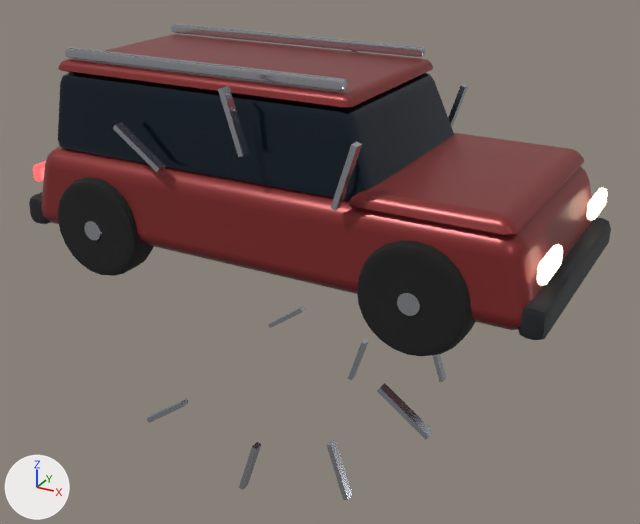
What one commit did to the glTF model SeatAtTheTable/public/assets/world/vehicles/wagon.glb.
The view is the same before and after, from a camera (50 mm lens) standing at (25.8, -45.5, 23.3) and looking at (0.6, 0.2, 0.4). The axes (+X, +Y, +Z) are drawn at lower left. The lights are the same throughout. The first picture is the older version. Where no turn or scale is listed for an object, it has been applied to the vertices. Vertices at exactly the same position are counted once.

Script lines for the objects in view, before the commit:
```python
me_cabin = bpy.data.meshes.new('cabin')
me_cabin.from_pydata(...)  # 56 vertices, 108 faces; spans x -10.9..10.9, y -6.6..6.6, z -2.4..2.4
me_cabin.materials.append(mat_glass)  # dark blue #1c2733
me_cylinder_001 = bpy.data.meshes.new('Cylinder.001')
me_cylinder_001.from_pydata(...)  # 68 vertices, 112 faces; spans x -10.0..10.0, y -0.4..0.4, z -8.2..8.2
me_cylinder_001.materials.append(mat_chrome)  # light grey #c7cad1
me_cylinder_003 = bpy.data.meshes.new('Cylinder.003')
me_cylinder_003.from_pydata(...)  # 68 vertices, 112 faces; spans x -10.0..10.0, y -0.4..0.4, z -8.2..8.2
me_cylinder_003.materials.append(mat_chrome)  # light grey #c7cad1
me_cylinder_005 = bpy.data.meshes.new('Cylinder.005')
me_cylinder_005.from_pydata(...)  # 68 vertices, 112 faces; spans x -12.4..12.4, y -0.4..0.4, z -5.3..5.3
me_cylinder_005.materials.append(mat_chrome)  # light grey #c7cad1
me_cylinder_007 = bpy.data.meshes.new('Cylinder.007')
me_cylinder_007.from_pydata(...)  # 68 vertices, 112 faces; spans x -12.4..12.4, y -0.4..0.4, z -5.3..5.3
me_cylinder_007.materials.append(mat_chrome)  # light grey #c7cad1
ob_part_glass = bpy.data.objects.new('part-glass', me_cabin)
ob_part_glass.location = (-3.71, 0.0, 9.8)
ob_wheel__10_1_hub = bpy.data.objects.new('wheel-+10-1-hub', me_cylinder_003)
ob_wheel__10_1_hub.location = (2.04, 7.55, -4.32)
ob_wheel__10__1_hub = bpy.data.objects.new('wheel-+10--1-hub', me_cylinder_001)
ob_wheel__10__1_hub.location = (2.04, -7.55, -4.32)
ob_wheel__11_1_hub = bpy.data.objects.new('wheel--11-1-hub', me_cylinder_007)
ob_wheel__11_1_hub.location = (-0.22, 7.55, 7.8)
ob_wheel__11__1_hub = bpy.data.objects.new('wheel--11--1-hub', me_cylinder_005)
ob_wheel__11__1_hub.location = (-0.22, -7.55, 7.8)
# also in view: 'part-chrome' at (-4.4, 0.0, 13.3); 'part-paint' at (0.0, 0.0, 7.6); 'wheel-+10--1-tyre' at (10.2, -6.6, 3.2); 'wheel--11--1-tyre' at (-10.8, -6.6, 3.2); 'part-trim' at (0.0, 0.0, 3.2)
```
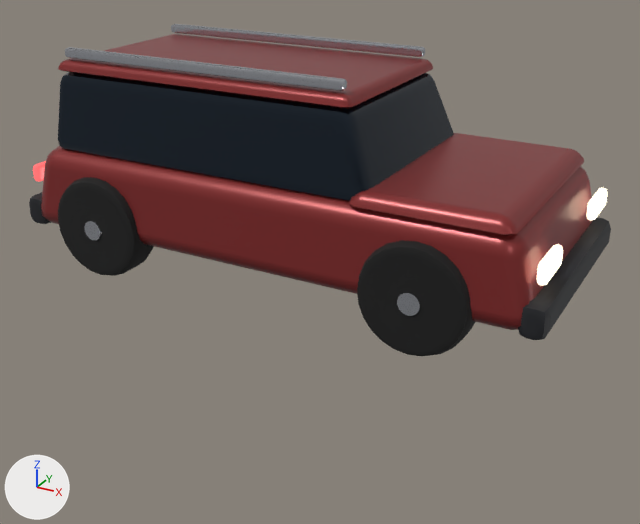
Where the newer file only moved an object's origin or applied its transform, the numbers keep the older frame.

What changed in the scene script:
```text
Change me_cylinder_003:
    used by ob_wheel__10_1_hub; location = (2.04, 7.55, -4.32)
    remove me_cylinder_003.from_pydata(...)  # 68 vertices, 112 faces; spans x -10.0..10.0, y -0.4..0.4, z -8.2..8.2
    add me_cylinder_003.from_pydata(...)  # 68 vertices, 112 faces; spans x 6.3..10.0, y -0.4..0.4, z 5.7..9.3
    me_cylinder_003 part 1: the loose piece of 8 vertices spanning x 3.4..4.9, y -0.3..0.3, z -6.2..-2.6 is moved by (4.0, 0.0, 11.9)
    me_cylinder_003 part 2: the loose piece of 8 vertices spanning x -2.9..-1.4, y -0.3..0.3, z -8.2..-4.6 is moved by (10.3, 0.0, 13.9)
    me_cylinder_003 part 3: the loose piece of 8 vertices spanning x -10.0..-6.8, y -0.3..0.3, z -5.5..-3.1 is moved by (16.6, 0.0, 11.8)
    other edits to the shape of me_cylinder_003 do not show in these pictures
Change me_cylinder_001:
    used by ob_wheel__10__1_hub; location = (2.04, -7.55, -4.32)
    remove me_cylinder_001.from_pydata(...)  # 68 vertices, 112 faces; spans x -10.0..10.0, y -0.4..0.4, z -8.2..8.2
    add me_cylinder_001.from_pydata(...)  # 68 vertices, 112 faces; spans x 6.3..10.0, y -0.4..0.4, z 5.7..9.3
    me_cylinder_001 part 4: the loose piece of 8 vertices spanning x 6.5..9.7, y -0.3..0.3, z -0.3..2.1 is moved by (0.1, 0.0, 6.6)
    me_cylinder_001 part 5: the loose piece of 8 vertices spanning x 3.4..4.9, y -0.3..0.3, z -6.2..-2.6 is moved by (4.0, 0.0, 11.9)
    me_cylinder_001 part 6: the loose piece of 8 vertices spanning x -2.9..-1.4, y -0.3..0.3, z -8.2..-4.6 is moved by (10.3, 0.0, 13.9)
    me_cylinder_001 part 7: the loose piece of 8 vertices spanning x -10.0..-6.8, y -0.3..0.3, z -5.5..-3.1 is moved by (16.6, 0.0, 11.8)
Change me_cylinder_007:
    used by ob_wheel__11_1_hub; location = (-0.22, 7.55, 7.8)
    remove me_cylinder_007.from_pydata(...)  # 68 vertices, 112 faces; spans x -12.4..12.4, y -0.4..0.4, z -5.3..5.3
    add me_cylinder_007.from_pydata(...)  # 68 vertices, 112 faces; spans x -12.4..-8.7, y -0.4..0.4, z -6.4..-2.8
    me_cylinder_007 part 8: the loose piece of 8 vertices spanning x 5.9..7.3, y -0.3..0.3, z -0.3..3.3 is moved by (-17.2, 0.0, -6.1)
    other edits to the shape of me_cylinder_007 do not show in these pictures
Change me_cylinder_005:
    used by ob_wheel__11__1_hub; location = (-0.22, -7.55, 7.8)
    remove me_cylinder_005.from_pydata(...)  # 68 vertices, 112 faces; spans x -12.4..12.4, y -0.4..0.4, z -5.3..5.3
    add me_cylinder_005.from_pydata(...)  # 68 vertices, 112 faces; spans x -12.4..-8.7, y -0.4..0.4, z -6.4..-2.8
    me_cylinder_005 part 9: the loose piece of 8 vertices spanning x -8.2..-5.1, y -0.3..0.3, z -0.1..2.3 is moved by (-3.9, 0.0, -5.7)
    me_cylinder_005 part 10: the loose piece of 8 vertices spanning x -0.8..0.6, y -0.3..0.3, z 1.7..5.3 is moved by (-10.5, 0.0, -8.1)
    me_cylinder_005 part 11: the loose piece of 8 vertices spanning x 5.9..7.3, y -0.3..0.3, z -0.3..3.3 is moved by (-17.2, 0.0, -6.1)
    other edits to the shape of me_cylinder_005 do not show in these pictures
```

Location of each change, (x1, y1, x2, y2) in pixels of the pictures (640 x 524 px; the box of a moved part takes in the faces that stretch with it):
'wheel-+10--1-hub', reshaped
    before: (147, 293, 433, 500)
    after: (397, 293, 420, 316)
'wheel--11--1-hub', reshaped
    before: (84, 86, 362, 240)
    after: (84, 221, 101, 240)
'wheel-+10-1-hub', reshaped (not visible afterwards)
    before: (268, 306, 446, 382)
'wheel--11-1-hub', reshaped (not visible afterwards)
    before: (352, 50, 469, 127)
part 1 of me_cylinder_003, moved or reshaped (not visible afterwards)
    before: (432, 354, 446, 382)
part 2 of me_cylinder_003, moved or reshaped (not visible afterwards)
    before: (348, 339, 369, 380)
part 3 of me_cylinder_003, moved or reshaped (not visible afterwards)
    before: (268, 306, 306, 328)
part 4 of me_cylinder_001, moved or reshaped (not visible afterwards)
    before: (377, 383, 433, 440)
part 5 of me_cylinder_001, moved or reshaped (not visible afterwards)
    before: (327, 440, 352, 500)
part 6 of me_cylinder_001, moved or reshaped (not visible afterwards)
    before: (239, 442, 261, 490)
part 7 of me_cylinder_001, moved or reshaped (not visible afterwards)
    before: (147, 398, 189, 423)
part 8 of me_cylinder_007, moved or reshaped (not visible afterwards)
    before: (448, 84, 469, 127)
part 9 of me_cylinder_005, moved or reshaped (not visible afterwards)
    before: (113, 122, 166, 172)
part 10 of me_cylinder_005, moved or reshaped (not visible afterwards)
    before: (218, 86, 249, 157)
part 11 of me_cylinder_005, moved or reshaped (not visible afterwards)
    before: (331, 142, 362, 210)
